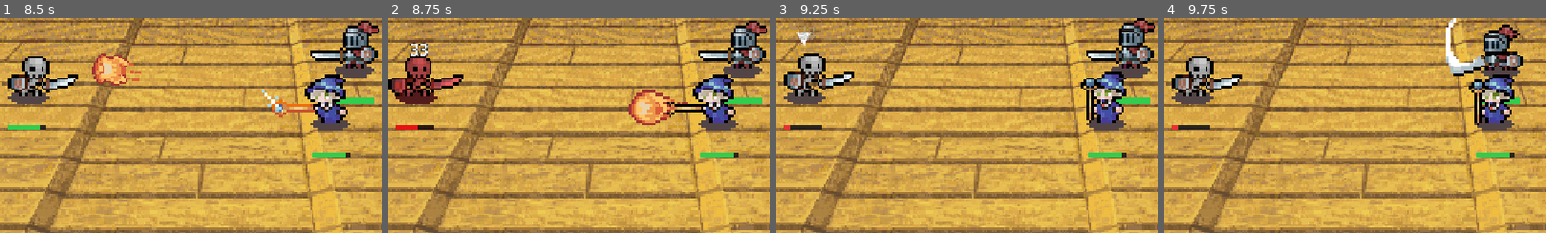
Above: before the commit, frames 1-4 (left to right).
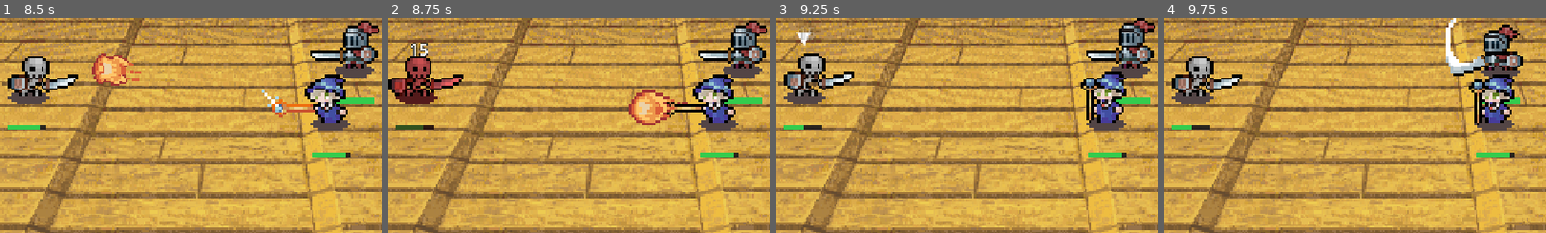
Above: after the commit, the same moments.

Repository: MystiriMan87/Taiyaki-Project-Game
Game: Godot game, scene res://Scenes/overworld.tscn
Two runs of this game, one before a commit and one after it. Both use one fixed random seed, a clock stepped at 60 frames per second and the inputs below. The engine's default icon, where the game draws it, is replaced by a stand-in: a white triangle on a blue panel in a dark square.
Inputs (mouse positions are % of the whole screen's width and height, from its top left):
- Up to frame 1 (8.5 s): tap Enter (ui_accept) at 0.5, 1.52, 1.55, 1.82, 3.02, 3.05, 3.32, 4.52, 4.55, 4.82, 6.02, 6.05, 6.32, 7.52, 7.55, 7.82 s; move the mouse to (72, 45) at 0.52 s; hold Right (ui_right) 0.53-1.28 s; hold Enter (ui_accept) 0.53-1.28 s; click (72, 45) at 0.67 s; move the mouse to (30, 55) at 1.27 s; hold Down (ui_down) 1.28-2.03 s; tap H at 1.35, 4.35, 7.35 s; move the mouse to (60, 28) at 2.02 s; hold Right (ui_right) 2.03-2.78 s; hold Enter (ui_accept) 2.03-2.78 s; tap Alt at 2.1, 5.1, 8.1 s; move the mouse to (45, 70) at 2.77 s; hold Up (ui_up) 2.78-3.53 s; tap Shift at 2.85, 5.85 s; click (45, 70) at 2.92 s; move the mouse to (80, 65) at 3.52 s; hold Enter (ui_accept) 3.53-4.28 s; hold Left (ui_left) 3.53-5.03 s; move the mouse to (20, 35) at 4.27 s; move the mouse to (55, 50) at 5.02 s; hold Down (ui_down) 5.03-5.78 s; hold Enter (ui_accept) 5.03-5.78 s; click (55, 50) at 5.17 s; move the mouse to (35, 25) at 5.77 s; hold Right (ui_right) 5.78-6.53 s; move the mouse to (72, 45) at 6.52 s; hold Up (ui_up) 6.53-7.28 s; hold Enter (ui_accept) 6.53-7.28 s; move the mouse to (30, 55) at 7.27 s; hold Right (ui_right) 7.28-8.03 s; click (30, 55) at 7.42 s; move the mouse to (60, 28) at 8.02 s; hold Down (ui_down) from 8.03 s (still down); hold Enter (ui_accept) from 8.03 s (still down)
- Up to frame 2 (8.75 s): keep holding Down (ui_down); keep holding Enter (ui_accept)
- Up to frame 3 (9.25 s): move the mouse to (45, 70) at 8.77 s; release Down (ui_down) at 8.78 s; release Enter (ui_accept) at 8.78 s; hold Left (ui_left) from 8.78 s (still down); tap Shift at 8.85 s; tap Enter (ui_accept) at 9.02, 9.05 s
- Up to frame 4 (9.75 s): tap Enter (ui_accept) at 9.32 s; move the mouse to (80, 65) at 9.52 s; release Left (ui_left) at 9.53 s; hold Up (ui_up) from 9.53 s (still down); hold Enter (ui_accept) from 9.53 s (still down); click (80, 65) at 9.67 s
The pictures show only the part of the screen within x 24-74%, y 42-92%; the shares and areas given below are measured in that part.

Frame 1 is identical in both runs. In frame 2, 0.4% of the frame differs, in the area x 2-11%, y 11-52%; in frame 3, 0.2%; in frame 4, 0.1%.

Commit message:
added a heal feature

Diff:
--- /dev/null
+++ b/Data/heal.tres
@@ -0,0 +1,13 @@
+[gd_resource type="Resource" script_class="BattleAction" load_steps=2 format=3 uid="uid://b0yl1bwi3k5th"]
+
+[ext_resource type="Script" uid="uid://dd50utfwvmokr" path="res://Scripts/battle_action.gd" id="1_vmw5w"]
+
+[resource]
+script = ExtResource("1_vmw5w")
+display_name = "Heal"
+mp_cost = 5
+power = 2.0
+animation = "cast_heal"
+target_type = 2
+effect_type = 1
+metadata/_custom_type_script = "uid://dd50utfwvmokr"
--- a/Data/wizard.tres
+++ b/Data/wizard.tres
@@ -1,8 +1,9 @@
-[gd_resource type="Resource" script_class="CharacterStats" load_steps=6 format=3 uid="uid://dsool7dj6ttbr"]
+[gd_resource type="Resource" script_class="CharacterStats" load_steps=7 format=3 uid="uid://dsool7dj6ttbr"]
 
 [ext_resource type="Script" uid="uid://dd50utfwvmokr" path="res://Scripts/battle_action.gd" id="1_48nol"]
 [ext_resource type="Script" uid="uid://dqvwo37xxrj4g" path="res://Scripts/character_stats.gd" id="2_1xj8i"]
 [ext_resource type="Resource" uid="uid://qsb2lald3kmk" path="res://Data/magic_bolt.tres" id="2_7o0da"]
+[ext_resource type="Resource" uid="uid://b0yl1bwi3k5th" path="res://Data/heal.tres" id="3_h5h7v"]
 [ext_resource type="Resource" uid="uid://df664pd2hfleq" path="res://Data/fireball.tres" id="3_j11ef"]
 [ext_resource type="SpriteFrames" uid="uid://cj63qldbskwn8" path="res://Data/wizard_frames.tres" id="5_h5h7v"]
 
@@ -16,7 +17,7 @@
 sprite_frames = ExtResource("5_h5h7v")
 battle_scale = 4.5
 max_mp = 40
-magic = 20
-actions = Array[ExtResource("1_48nol")]([ExtResource("2_7o0da")])
+magic = 10
+actions = Array[ExtResource("1_48nol")]([ExtResource("2_7o0da"), ExtResource("3_h5h7v")])
 basic_attack = ExtResource("3_j11ef")
 metadata/_custom_type_script = "uid://dqvwo37xxrj4g"
--- a/Data/wizard_frames.tres
+++ b/Data/wizard_frames.tres
@@ -1,7 +1,8 @@
-[gd_resource type="SpriteFrames" load_steps=56 format=3 uid="uid://cj63qldbskwn8"]
+[gd_resource type="SpriteFrames" load_steps=66 format=3 uid="uid://cj63qldbskwn8"]
 
 [ext_resource type="Texture2D" uid="uid://urn13twrn6lv" path="res://Tiny RPG Character Asset Pack 01 v2.0 -Full 22 Characters/Characters(100x100 split)/Wizard/Wizard with shadows/Wizard_Attack01.png" id="1_c0mps"]
 [ext_resource type="Texture2D" uid="uid://6vntn2do4ugx" path="res://Tiny RPG Character Asset Pack 01 v2.0 -Full 22 Characters/Characters(100x100 split)/Wizard/Wizard with shadows/Wizard_Death.png" id="2_1hhpk"]
+[ext_resource type="Texture2D" uid="uid://ct8wdp7asuq1j" path="res://Tiny RPG Character Asset Pack 01 v2.0 -Full 22 Characters/Characters(100x100 split)/Wizard/Wizard with shadows/Wizard_Attack02.png" id="2_erytt"]
 [ext_resource type="Texture2D" uid="uid://bqyfv4wy3qfp1" path="res://Tiny RPG Character Asset Pack 01 v2.0 -Full 22 Characters/Characters(100x100 split)/Wizard/Wizard with shadows/Wizard_Attack02(With magic effects).png" id="3_erytt"]
 [ext_resource type="Texture2D" uid="uid://bkqcwefohqtdw" path="res://Tiny RPG Character Asset Pack 01 v2.0 -Full 22 Characters/Characters(100x100 split)/Wizard/Wizard with shadows/Wizard_Hurt.png" id="4_0uo5m"]
 [ext_resource type="Texture2D" uid="uid://ctc22o737or2c" path="res://Tiny RPG Character Asset Pack 01 v2.0 -Full 22 Characters/Characters(100x100 split)/Wizard/Wizard with shadows/Wizard_Attack01(With magic effects).png" id="5_e87un"]
@@ -31,6 +32,42 @@
 atlas = ExtResource("1_c0mps")
 region = Rect2(500, 0, 100, 100)
 
+[sub_resource type="AtlasTexture" id="AtlasTexture_1hhpk"]
+atlas = ExtResource("2_erytt")
+region = Rect2(0, 0, 100, 100)
+
+[sub_resource type="AtlasTexture" id="AtlasTexture_erytt"]
+atlas = ExtResource("2_erytt")
+region = Rect2(100, 0, 100, 100)
+
+[sub_resource type="AtlasTexture" id="AtlasTexture_0uo5m"]
+atlas = ExtResource("2_erytt")
+region = Rect2(200, 0, 100, 100)
+
+[sub_resource type="AtlasTexture" id="AtlasTexture_e87un"]
+atlas = ExtResource("2_erytt")
+region = Rect2(300, 0, 100, 100)
+
+[sub_resource type="AtlasTexture" id="AtlasTexture_5vh2r"]
+atlas = ExtResource("2_erytt")
+region = Rect2(400, 0, 100, 100)
+
+[sub_resource type="AtlasTexture" id="AtlasTexture_lni44"]
+atlas = ExtResource("2_erytt")
+region = Rect2(500, 0, 100, 100)
+
+[sub_resource type="AtlasTexture" id="AtlasTexture_bhgc0"]
+atlas = ExtResource("2_erytt")
+region = Rect2(600, 0, 100, 100)
+
+[sub_resource type="AtlasTexture" id="AtlasTexture_y6f53"]
+atlas = ExtResource("2_erytt")
+region = Rect2(700, 0, 100, 100)
+
+[sub_resource type="AtlasTexture" id="AtlasTexture_b8nja"]
+atlas = ExtResource("2_erytt")
+region = Rect2(800, 0, 100, 100)
+
 [sub_resource type="AtlasTexture" id="AtlasTexture_8yc3d"]
 atlas = ExtResource("2_1hhpk")
 region = Rect2(0, 0, 100, 100)
@@ -230,6 +267,38 @@
 }, {
 "frames": [{
 "duration": 1.0,
+"texture": SubResource("AtlasTexture_1hhpk")
+}, {
+"duration": 1.0,
+"texture": SubResource("AtlasTexture_erytt")
+}, {
+"duration": 1.0,
+"texture": SubResource("AtlasTexture_0uo5m")
+}, {
+"duration": 1.0,
+"texture": SubResource("AtlasTexture_e87un")
+}, {
+"duration": 1.0,
+"texture": SubResource("AtlasTexture_5vh2r")
+}, {
+"duration": 1.0,
+"texture": SubResource("AtlasTexture_lni44")
+}, {
+"duration": 1.0,
+"texture": SubResource("AtlasTexture_bhgc0")
+}, {
+"duration": 1.0,
+"texture": SubResource("AtlasTexture_y6f53")
+}, {
+"duration": 1.0,
+"texture": SubResource("AtlasTexture_b8nja")
+}],
+"loop": true,
+"name": &"cast_heal",
+"speed": 9.0
+}, {
+"frames": [{
+"duration": 1.0,
 "texture": SubResource("AtlasTexture_8yc3d")
 }, {
 "duration": 1.0,
@@ -242,7 +311,7 @@
 "texture": SubResource("AtlasTexture_girsd")
 }],
 "loop": false,
-"name": &"die",
+"name": &"dead",
 "speed": 7.0
 }, {
 "frames": [{
--- a/Scenes/battle.gd
+++ b/Scenes/battle.gd
@@ -86,7 +86,8 @@
 
 func _player_turn(actor: Battler) -> void:
 	var living := enemies.filter(func(e): return e.is_alive())
-	menu.open(actor, living)
+	var living_allies := party.filter(func(p): return p.is_alive())
+	menu.open(actor, living, living_allies)
 	var choice = await menu.chosen
 	match choice[0]:
 		"attack": await _attack(actor, choice[1])
@@ -185,6 +186,16 @@
 		return
 	if not actor.is_player and not free_cost:
 		await _callout(actor, action.display_name)
+
+	if action.effect_type == BattleAction.EffectType.HEAL:
+		actor.play_anim(action.animation)
+		await get_tree().create_timer(action.release_delay).timeout
+		for t in targets:
+			if t.is_alive():
+				t.heal(action.calc_heal(actor.stats))
+		await get_tree().create_timer(0.8).timeout
+		actor.play_anim("defend" if actor.defending else "idle")
+		return
 
 	var ranged := action.projectile_frames != null or action.projectile_texture != null
 	var dir := -1 if actor.is_player else 1
--- a/Scenes/battler.gd
+++ b/Scenes/battler.gd
@@ -9,6 +9,8 @@
 
 var hp_bar: ProgressBar
 var hp_fill: StyleBoxFlat
+var _bar_tween: Tween
+
 
 @onready var sprite: AnimatedSprite2D = $AnimatedSprite2D
 
@@ -133,8 +135,11 @@
 	_recolor_bar()
 
 func _update_hp_bar() -> void:
-	var tw := create_tween()
-	tw.tween_property(hp_bar, "value", hp, 0.25)
+	hp_bar.show()
+	if _bar_tween:
+		_bar_tween.kill()
+	_bar_tween = create_tween()
+	_bar_tween.tween_property(hp_bar, "value", hp, 0.25)
 	_recolor_bar()
 
 func _recolor_bar() -> void:
@@ -146,11 +151,13 @@
 	else:
 		hp_fill.bg_color = Color(0.2, 0.8, 0.3)
 
+
 # --- Damage numbers -----------------------------------------------------
 
-func _show_damage_number(amount: int) -> void:
+func _show_damage_number(amount: int, color := Color.WHITE) -> void:
 	var label := Label.new()
 	label.text = str(amount)
+	label.add_theme_color_override("font_color", color)
 	label.add_theme_font_size_override("font_size", 28)
 	label.add_theme_color_override("font_outline_color", Color.BLACK)
 	label.add_theme_constant_override("outline_size", 6)
@@ -164,3 +171,15 @@
 	tw.tween_property(label, "global_position:y", label.global_position.y - 40, 0.7)
 	tw.tween_property(label, "modulate:a", 0.0, 0.4).set_delay(0.3)
 	tw.chain().tween_callback(label.queue_free)
+
+func heal(amount: int) -> void:
+	if not is_alive():
+		return
+	var gained := mini(amount, stats.max_hp - hp)
+	hp += gained
+	_show_damage_number(gained, Color(0.4, 1.0, 0.5))
+	_update_hp_bar()
+	modulate = Color(0.6, 1.4, 0.7)
+	await get_tree().create_timer(0.3).timeout
+	if is_alive():
+		modulate = Color.WHITE
--- a/Scripts/battle_action.gd
+++ b/Scripts/battle_action.gd
@@ -1,8 +1,10 @@
 class_name BattleAction
 extends Resource
 
-enum TargetType { ONE_ENEMY, ALL_ENEMIES }
+enum TargetType { ONE_ENEMY, ALL_ENEMIES, ONE_ALLY, ALL_ALLIES }
 enum DamageType { PHYSICAL, FIRE, ARCANE }
+enum EffectType { DAMAGE, HEAL }
+
 
 @export var display_name := "Heavy Strike"
 @export var mp_cost := 4
@@ -10,6 +12,7 @@
 @export var animation := "heavy_attack"
 @export var target_type := TargetType.ONE_ENEMY
 @export var damage_type := DamageType.PHYSICAL
+@export var effect_type := EffectType.DAMAGE
 
 @export_group("Projectile")
 @export var projectile_frames: SpriteFrames
@@ -25,3 +28,6 @@
 	else:
 		dmg = user.magic * power - target.defense / 2.0
 	return maxi(int(dmg * randf_range(0.9, 1.1)), 1)
+
+func calc_heal(user: CharacterStats) -> int:
+	return maxi(int(user.magic * power * randf_range(0.9, 1.1)), 1)
--- a/Scripts/command_menu.gd
+++ b/Scripts/command_menu.gd
@@ -12,6 +12,8 @@
 var mp_label: Label
 var skills_button: Button
 var skill_buttons: Array[Button] = []
+var allies: Array = []
+var target_pool: Array = []
 
 func _ready() -> void:
 	hide()
@@ -31,9 +33,10 @@
 	cursor.text = "▼"
 	cursor.add_theme_font_size_override("font_size", 32)
 
-func open(a: Battler, living_enemies: Array) -> void:
+func open(a: Battler, living_enemies: Array, living_allies: Array = []) -> void:
 	actor = a
 	targets = living_enemies
+	allies = living_allies
 	targeting = false
 	pending_action = null
 	mp_label.text = "%s   MP %d/%d" % [a.stats.display_name, a.mp, a.stats.max_mp]
@@ -76,14 +79,19 @@
 
 func _on_skill_picked(action: BattleAction) -> void:
 	pending_action = action
-	if action.target_type == BattleAction.TargetType.ALL_ENEMIES:
-		_finish(["skill", action, targets])
-	else:
-		_begin_targeting()
+	match action.target_type:
+		BattleAction.TargetType.ALL_ENEMIES:
+			_finish(["skill", action, targets])
+		BattleAction.TargetType.ALL_ALLIES:
+			_finish(["skill", action, allies])
+		BattleAction.TargetType.ONE_ALLY:
+			_begin_targeting(allies)
+		_:
+			_begin_targeting(targets)
 
 func _on_attack() -> void:
 	pending_action = null
-	_begin_targeting()
+	_begin_targeting(targets)
 
 func _clear_skill_buttons() -> void:
 	for b in skill_buttons:
@@ -92,10 +100,11 @@
 
 # --- Targeting ----------------------------------------------------------
 
-func _begin_targeting() -> void:
-	if targets.is_empty():
+func _begin_targeting(pool: Array) -> void:
+	if pool.is_empty():
 		return
-	await get_tree().process_frame   # don't let the same key press confirm the target
+	target_pool = pool
+	await get_tree().process_frame
 	targeting = true
 	target_index = 0
 	hide()
@@ -104,13 +113,13 @@
 func _unhandled_input(event: InputEvent) -> void:
 	if targeting:
 		if event.is_action_pressed("ui_up") or event.is_action_pressed("ui_left"):
-			target_index = wrapi(target_index - 1, 0, targets.size())
+			target_index = wrapi(target_index - 1, 0, target_pool.size())
 			_update_cursor()
 		elif event.is_action_pressed("ui_down") or event.is_action_pressed("ui_right"):
-			target_index = wrapi(target_index + 1, 0, targets.size())
+			target_index = wrapi(target_index + 1, 0, target_pool.size())
 			_update_cursor()
 		elif event.is_action_pressed("ui_accept"):
-			var target = targets[target_index]
+			var target = target_pool[target_index]
 			_clear_cursor()
 			targeting = false
 			if pending_action:
@@ -134,7 +143,7 @@
 
 func _update_cursor() -> void:
 	_clear_cursor()
-	targets[target_index].add_child(cursor)
+	target_pool[target_index].add_child(cursor)
 	cursor.position = Vector2(-12, -90)
 
 func _clear_cursor() -> void:
